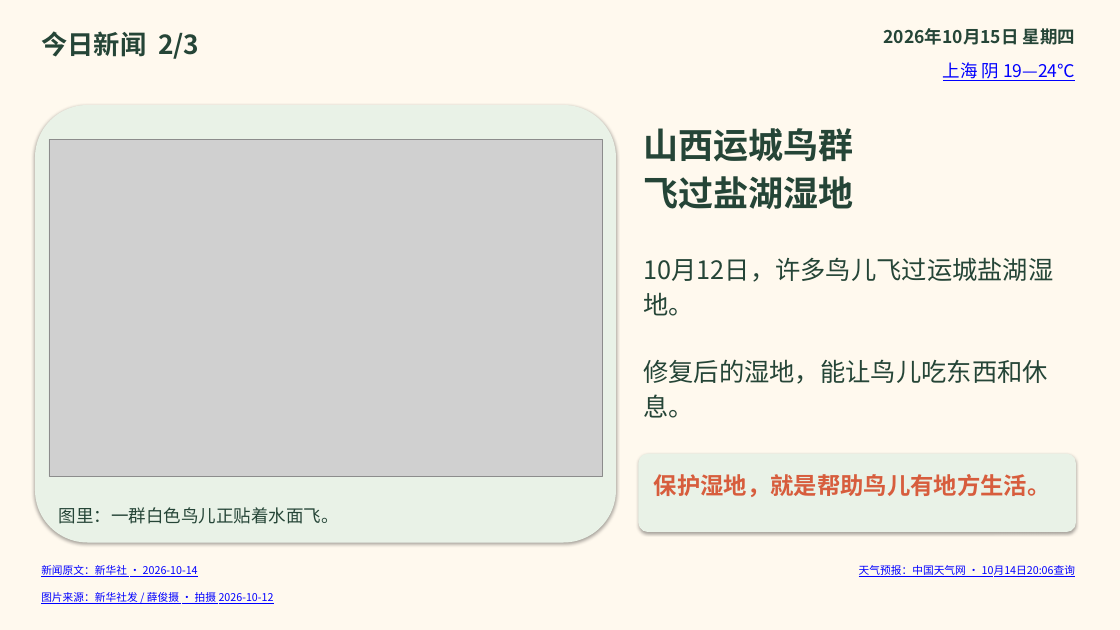
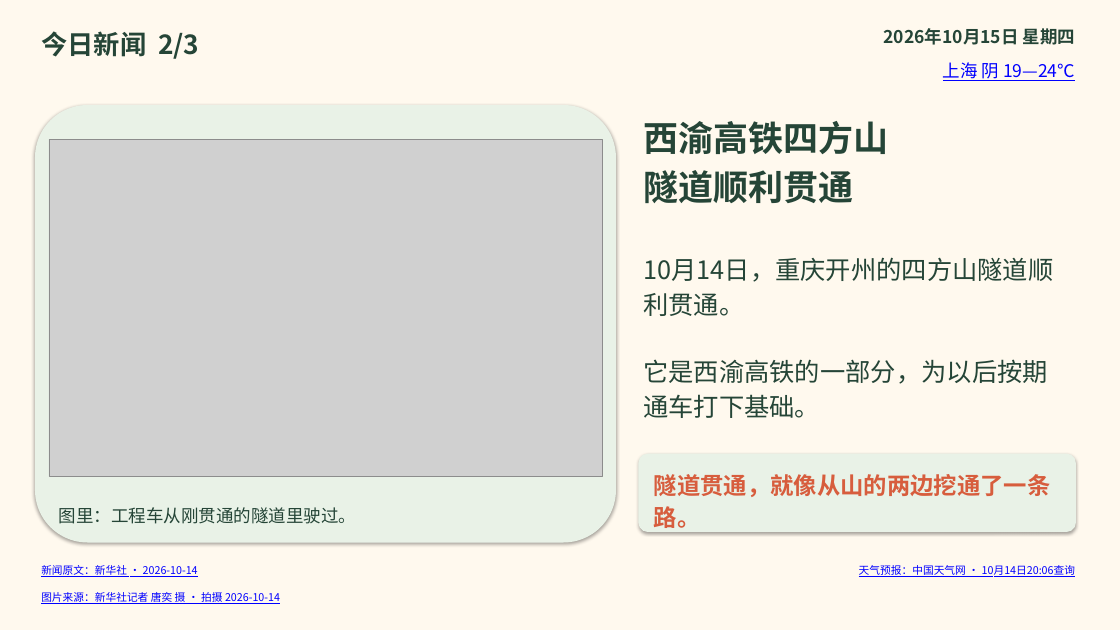
Before and after one commit to solomonhe-hgx/daily-news, a slide deck: slide 2 of daily-news/2026-10-15/今日新闻-2026-10-15.pptx. Drawn at 1120x630 pixels with LibreOffice and Linux fonts; fonts in the diff are those of the drawing; grey boxes stand for pictures. Boxes give left, top, right and bottom in pixels: in the first picture for what was removed or moved away, otherwise in the second. Text is boxed around its words. In the diff, an @@ line names an element or a change of style, - is before the commit and + after.

```diff
--- a/daily-news/2026-10-15/今日新闻-2026-10-15.pptx
+++ b/daily-news/2026-10-15/今日新闻-2026-10-15.pptx
@@ text at bbox=[643, 121, 888, 203]: text changed @@
-山西运城鸟群
-飞过盐湖湿地
+西渝高铁四方山
+隧道顺利贯通
@@ text at bbox=[643, 257, 1053, 316]: text changed @@
-10月12日，许多鸟儿飞过运城盐湖湿地。
+10月14日，重庆开州的四方山隧道顺利贯通。
@@ text at bbox=[643, 359, 1048, 418]: text changed @@
-修复后的湿地，能让鸟儿吃东西和休息。
+它是西渝高铁的一部分，为以后按期通车打下基础。
@@ text at bbox=[654, 474, 1051, 533]: text changed @@
-保护湿地，就是帮助鸟儿有地方生活。
+隧道贯通，就像从山的两边挖通了一条路。
@@ text at bbox=[59, 507, 357, 524]: text changed @@
-图里：一群白色鸟儿正贴着水面飞。
+图里：工程车从刚贯通的隧道里驶过。
@@ text at bbox=[41, 591, 280, 605]: text changed @@
-图片来源：新华社发 / 薛俊摄 · 拍摄 2026-10-12
+图片来源：新华社记者 唐奕 摄 · 拍摄 2026-10-14
```
Also in this commit, not shown: 3 other files.
